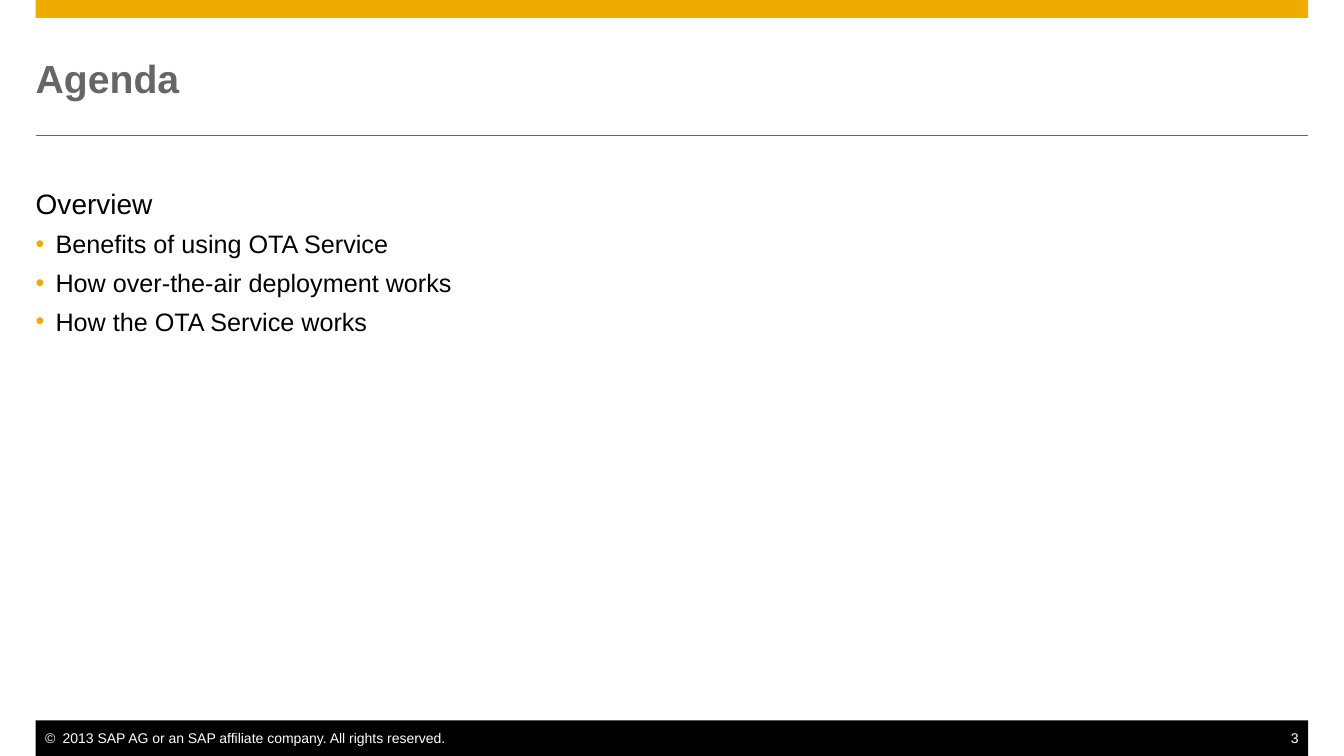
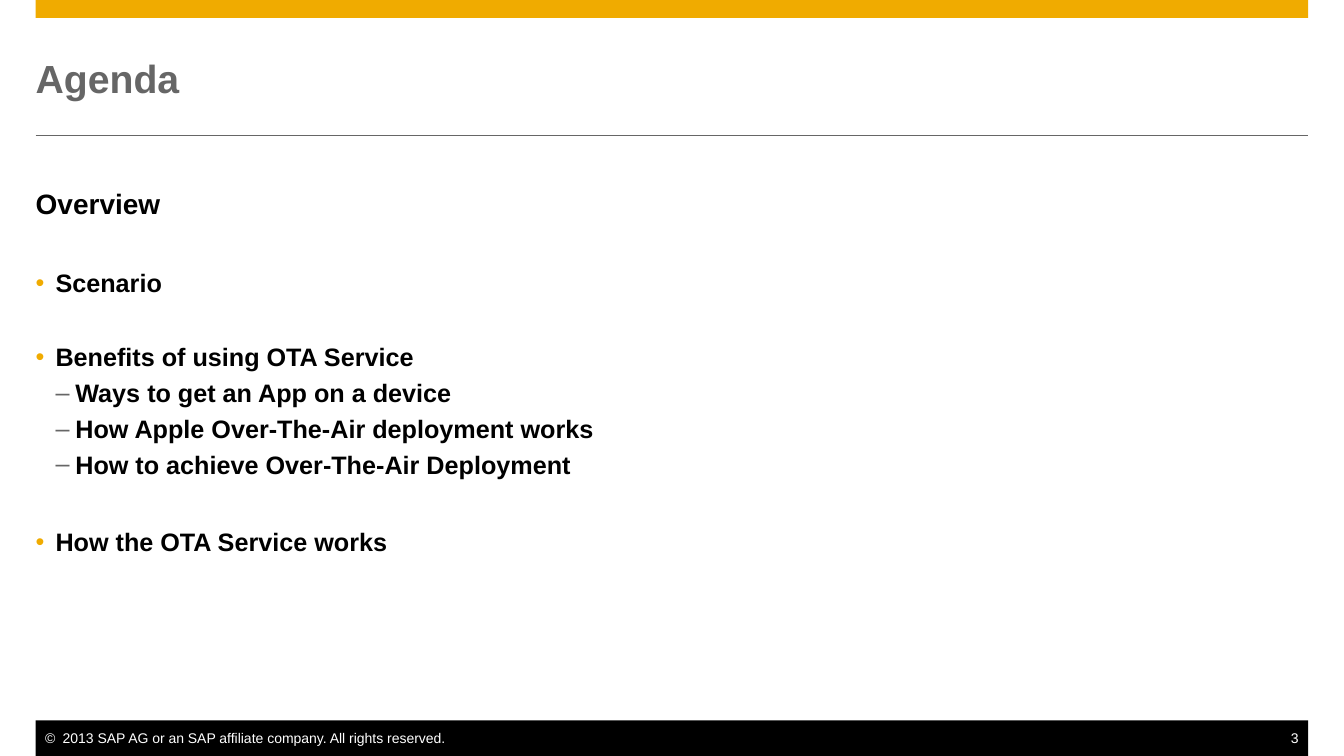
Before and after one commit to marcusholl/OTAService, a slide deck: slide 3 of docs/OTAService.pptx. Drawn at 1344x756 pixels with LibreOffice and Linux fonts; fonts in the diff are those of the drawing. Boxes give left, top, right and bottom in pixels: in the first picture for what was removed or moved away, otherwise in the second. Text is boxed around its words. In the diff, an @@ line names an element or a change of style, - is before the commit and + after.

Commit message:
Added Scenario Description

```diff
--- a/docs/OTAService.pptx
+++ b/docs/OTAService.pptx
@@ text at <box>36,193,414,552</box>: bold on in "Overview", "Benefits of using OTA Service", "How the OTA Service works" @@
@@ text at <box>56,273,162,293</box>: paragraph added @@
+  • Scenario
@@ text at <box>75,383,594,480</box>: text changed; bold on @@
-  • How over-the-air deployment works
+    – Ways to get an App on a device
+    – How Apple Over-The-Air deployment works
+    – How to achieve Over-The-Air Deployment
```
Also in this commit, not shown: 1 other slide changed, 2 slides added.
